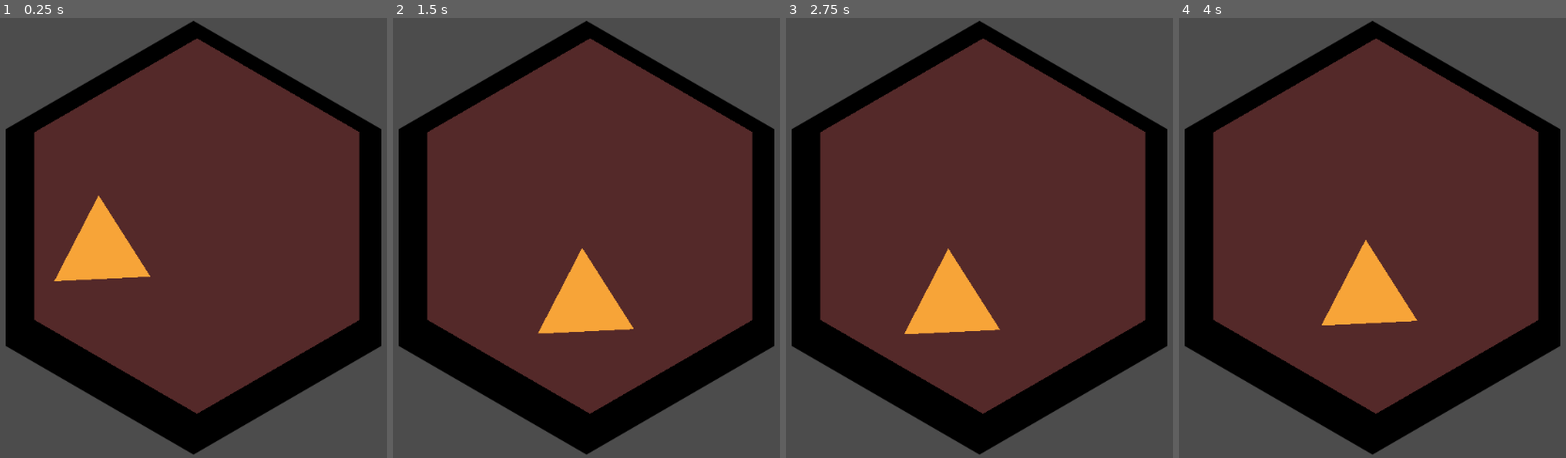
Above: before the commit, frames 1-4 (left to right).
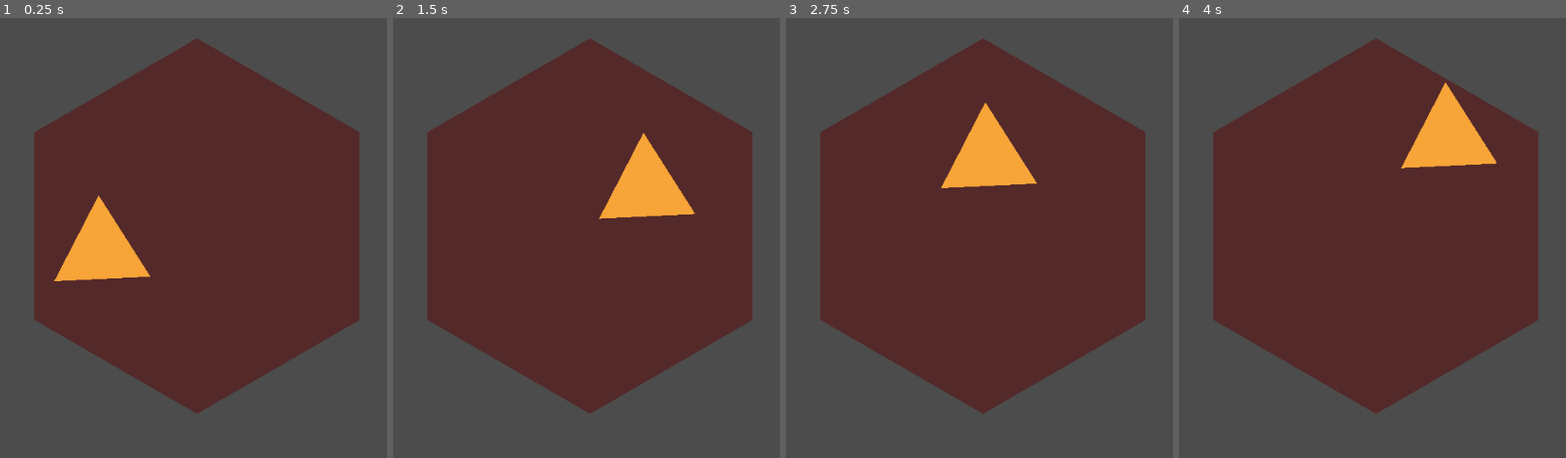
Above: after the commit, the same moments.

Repository: tobyp/hackathon2020
Game: Godot game, scene res://main.tscn
Two runs of this game, one before a commit and one after it. Both use one fixed random seed, a clock stepped at 60 frames per second and the inputs below.
Inputs:
- Up to frame 1 (0.25 s): no input
- Up to frame 2 (1.5 s): no input
- Up to frame 3 (2.75 s): no input
- Up to frame 4 (4 s): no input

The runs differ from the first frame. In frame 1, 18% of the frame differs, in the area x 1-99%, y 0-100%; in frame 2, 23%; in frame 3, 23%; in frame 4, 23%.

Commit message:
Naming convention

Diff:
--- a/Cells/Cell.tscn
+++ b/Cells/Cell.tscn
@@ -1,6 +1,6 @@
 [gd_scene load_steps=8 format=2]
 
-[ext_resource path="res://Cells/Cell.gd" type="Script" id=1]
+[ext_resource path="res://Cells/cell.gd" type="Script" id=1]
 
 [sub_resource type="SegmentShape2D" id=1]
 a = Vector2( 0, -512 )
--- a/Cells/Particle.tscn
+++ b/Cells/Particle.tscn
@@ -1,7 +1,6 @@
 [gd_scene load_steps=2 format=2]
 
-[ext_resource path="res://Cells/CellParticle.gd" type="Script" id=1]
-
+[ext_resource path="res://Cells/cell_particle.gd" type="Script" id=1]
 
 [node name="KinematicBody2D" type="KinematicBody2D"]
 position = Vector2( -2.68848, 32.4761 )
--- a/main.tscn
+++ b/main.tscn
@@ -1,38 +1,9 @@
-[gd_scene load_steps=5 format=2]
+[gd_scene load_steps=3 format=2]
 
-[ext_resource path="res://textures/hex.png" type="Texture" id=1]
-[ext_resource path="res://Cells/Cell.tscn" type="PackedScene" id=2]
-[ext_resource path="res://Cells/Particle.tscn" type="PackedScene" id=3]
-
-[sub_resource type="TileSet" id=1]
-resource_local_to_scene = true
-0/name = "Empty"
-0/texture = ExtResource( 1 )
-0/tex_offset = Vector2( 0, 0 )
-0/modulate = Color( 0, 0, 0, 1 )
-0/region = Rect2( 0, 0, 1024, 1184 )
-0/tile_mode = 0
-0/occluder_offset = Vector2( 0, 0 )
-0/navigation_offset = Vector2( 0, 0 )
-0/shape_offset = Vector2( 0, 0 )
-0/shape_transform = Transform2D( 1, 0, 0, 1, 0, 0 )
-0/shape_one_way = false
-0/shape_one_way_margin = 0.0
-0/shapes = [  ]
-0/z_index = 0
+[ext_resource path="res://Cells/cell.tscn" type="PackedScene" id=2]
+[ext_resource path="res://Cells/particle.tscn" type="PackedScene" id=3]
 
 [node name="Node2D" type="Node2D"]
-
-[node name="TileMap" type="TileMap" parent="."]
-mode = 2
-tile_set = SubResource( 1 )
-cell_size = Vector2( 1024, 886 )
-cell_custom_transform = Transform2D( 1024, 0, 0, 886, 0, 443 )
-cell_half_offset = 0
-cell_tile_origin = 1
-centered_textures = true
-format = 1
-tile_data = PoolIntArray( -1, 0, 0 )
 
 [node name="Camera2D" type="Camera2D" parent="."]
 current = true
Renamed: Cells/CellParticle.gd -> Cells/cell_particle.gd
